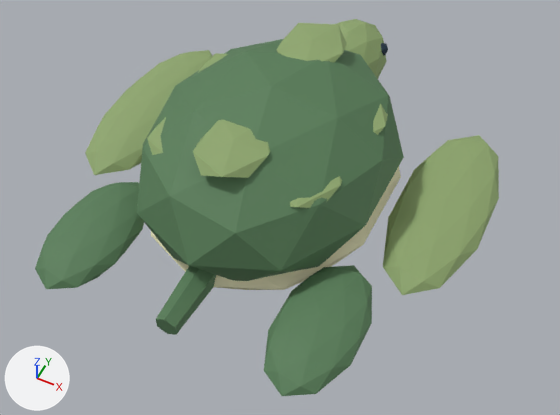
Two versions of the glTF model source/assets/models/wild_turtle.glb, one commit apart.
The view is the same before and after, from a 50 mm camera at (0.75, -1.49, 1.646) aimed at (0.063, -0.116, -0.071). The lights are fixed; the arrows at lower left show +X, +Y and +Z. The older version comes first. Where no turn or scale is listed for an object, it has been applied to the vertices. Vertices at exactly the same position are counted once.

Objects in the first picture: 'back paddle', 'back paddle.001', 'belly', 'long front flipper', 'long front flipper.001', 'tail'.
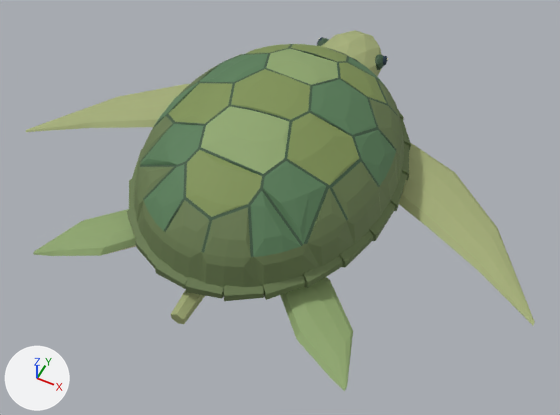
Diff of the bpy script that builds the scene:
```diff
--- a/source/assets/models/wild_turtle.glb.py
+++ b/source/assets/models/wild_turtle.glb.py
@@ mat_tail_colors @@
+mat_tail_colors = bpy.data.materials.new('Tail colors')
+mat_tail_colors.use_nodes = True; mat_tail_colors.node_tree.nodes.clear()
+_N = mat_tail_colors.node_tree.nodes; _L = mat_tail_colors.node_tree.links
+n0 = _N.new('ShaderNodeBsdfPrincipled'); n0.name = 'Principled BSDF'
+n0.inputs[2].default_value = 0.72  # 'Roughness'
+n1 = _N.new('ShaderNodeOutputMaterial'); n1.name = 'Material Output'
+n2 = _N.new('ShaderNodeVertexColor'); n2.name = 'Color Attribute'
+_L.new(n0.outputs[0], n1.inputs[0])  # 'BSDF' to 'Surface'
+_L.new(n2.outputs[0], n0.inputs[0])  # 'Color' to 'Base Color'
@@ me_icosphere_014 @@
 # used by ob_belly; parent = ob_body; location = (0.0, 0.0, -0.055); scale = (0.36, 0.48, 0.14)
-me_icosphere_014.from_pydata(...)  # 234 vertices, 420 faces; spans x -0.98..0.98, y -1.06..1.46, z -1.0..2.61
+me_icosphere_014.from_pydata(...)  # 870 vertices, 1590 faces; spans x -1.17..1.17, y -1.11..1.11, z -1.0..3.52
+# me_icosphere_014 part 1: the loose piece of 42 vertices spanning x -0.98..0.98, y -1.06..0.9, z -0.82..2.61 is rebuilt with 540 vertices and now spans x -1.12..1.12, y -1.08..1.08, z 0.71..3.52
+# me_icosphere_014 part 2: 9 loose pieces with 108 vertices, spanning x -0.83..0.83, y -0.77..1.23, z 0.64..2.48, are deleted
+# me_icosphere_014 part 3: 42 vertices removed from x -0.34..0.34, y 0.67..1.46, z -0.36..1.36; 288 vertices added at x -1.17..1.17, y -1.11..1.11, z 0.49..1.0
 me_icosphere_014.materials.append(mat_body_colors_003)
@@ ob_belly @@
 ob_belly.parent = ob_body
-ob_belly.location = (0.0, 0.0, -0.055)
-ob_belly.scale = (0.36, 0.48, 0.14)
+ob_belly.location = (0.0, -0.035, -0.065)
+ob_belly.scale = (0.335, 0.455, 0.098)
@@ ob_long_front_flipper @@
-ob_long_front_flipper = bpy.data.objects.new('long front flipper', me_icosphere_026)
@@ ob_long_front_flipper_001 @@
-ob_long_front_flipper_001 = bpy.data.objects.new('long front flipper.001', me_icosphere_028)
@@ ob_back_paddle @@
-ob_back_paddle = bpy.data.objects.new('back paddle', me_icosphere_027)
@@ ob_back_paddle_001 @@
-ob_back_paddle_001 = bpy.data.objects.new('back paddle.001', me_icosphere_029)
@@ ob_tail_1 @@
-ob_tail_1 = bpy.data.objects.new('tail', me_cone_002)
@@ ob_small_tail @@
+ob_small_tail = bpy.data.objects.new('small tail', me_cone_026)  # 12 vertices, 20 faces; spans x -0.026..0.026, y -0.081..0.081, z -0.026..0.033
+ob_small_tail.location = (0.0, -0.51, -0.064)
@@ ob_short_steering_paddle_001 @@
+ob_short_steering_paddle_001 = bpy.data.objects.new('short steering paddle.001', me_short_steering_paddle_001)  # 40 vertices, 76 faces; spans x -0.06..0.24, y -0.248..0.1, z -0.033..0.033
+ob_short_steering_paddle_001.location = (0.235, -0.34, -0.06)
@@ ob_short_steering_paddle @@
+ob_short_steering_paddle = bpy.data.objects.new('short steering paddle', me_short_steering_paddle)  # 40 vertices, 76 faces; spans x -0.24..0.06, y -0.248..0.1, z -0.033..0.033
+ob_short_steering_paddle.location = (-0.235, -0.34, -0.06)
@@ ob_short_neck @@
+ob_short_neck = bpy.data.objects.new('short neck', me_icosphere_011)  # 330 vertices, 620 faces; spans x -0.129..0.129, y -0.15..0.332, z -0.079..0.103
+ob_short_neck.location = (0.0, 0.375, -0.025)
@@ ob_swept_front_flipper_001 @@
+ob_swept_front_flipper_001 = bpy.data.objects.new('swept front flipper.001', me_swept_front_flipper_001)  # 50 vertices, 96 faces; spans x -0.08..0.58, y -0.397..0.095, z -0.044..0.044
+ob_swept_front_flipper_001.location = (0.26, 0.22, -0.06)
@@ ob_swept_front_flipper @@
+ob_swept_front_flipper = bpy.data.objects.new('swept front flipper', me_swept_front_flipper)  # 50 vertices, 96 faces; spans x -0.58..0.08, y -0.397..0.095, z -0.044..0.044
+ob_swept_front_flipper.location = (-0.26, 0.22, -0.06)
```

Boxes (x1, y1, x2, y2) around the edits, measured in the pictures (560 x 415 px):
'belly', reshaped, moved, rescaled (6% wider)
    before: (137, 19, 404, 290)
    after: (127, 44, 411, 301)
'long front flipper.001', deleted (green)
    before: (383, 135, 499, 295)
'back paddle.001', deleted (green)
    before: (264, 265, 372, 396)
'swept front flipper.001', added (green)
    after: (399, 143, 535, 325)
'back paddle', deleted (green)
    before: (35, 182, 144, 289)
'long front flipper', deleted (green)
    before: (85, 50, 212, 175)
'short steering paddle.001', added (green)
    after: (280, 277, 353, 391)
'swept front flipper', added (green)
    after: (25, 84, 189, 132)
'short steering paddle', added (green)
    after: (33, 209, 136, 256)
'tail', deleted (green)
    before: (156, 266, 216, 335)
'short neck', added (green)
    after: (317, 30, 388, 76)
'small tail', added (green)
    after: (171, 290, 205, 324)
part 1 of me_icosphere_014, rebuilt
    before: (137, 39, 404, 281)
    after: (134, 44, 404, 294)
part 2 of me_icosphere_014, deleted
    before: (147, 23, 388, 208)
part 3 of me_icosphere_014, built on
    before: (337, 19, 387, 79)
    after: (127, 110, 411, 301)
